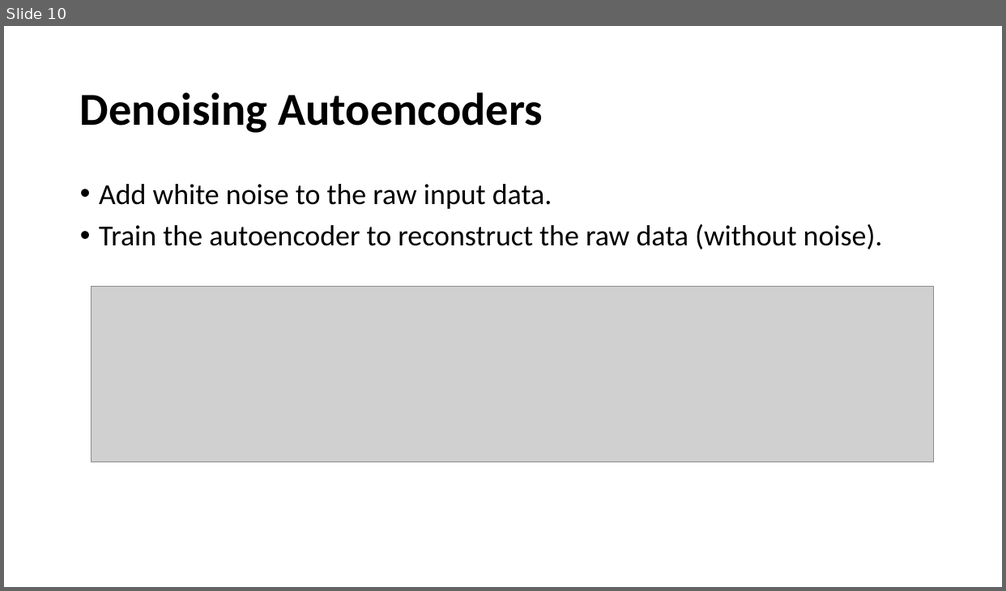
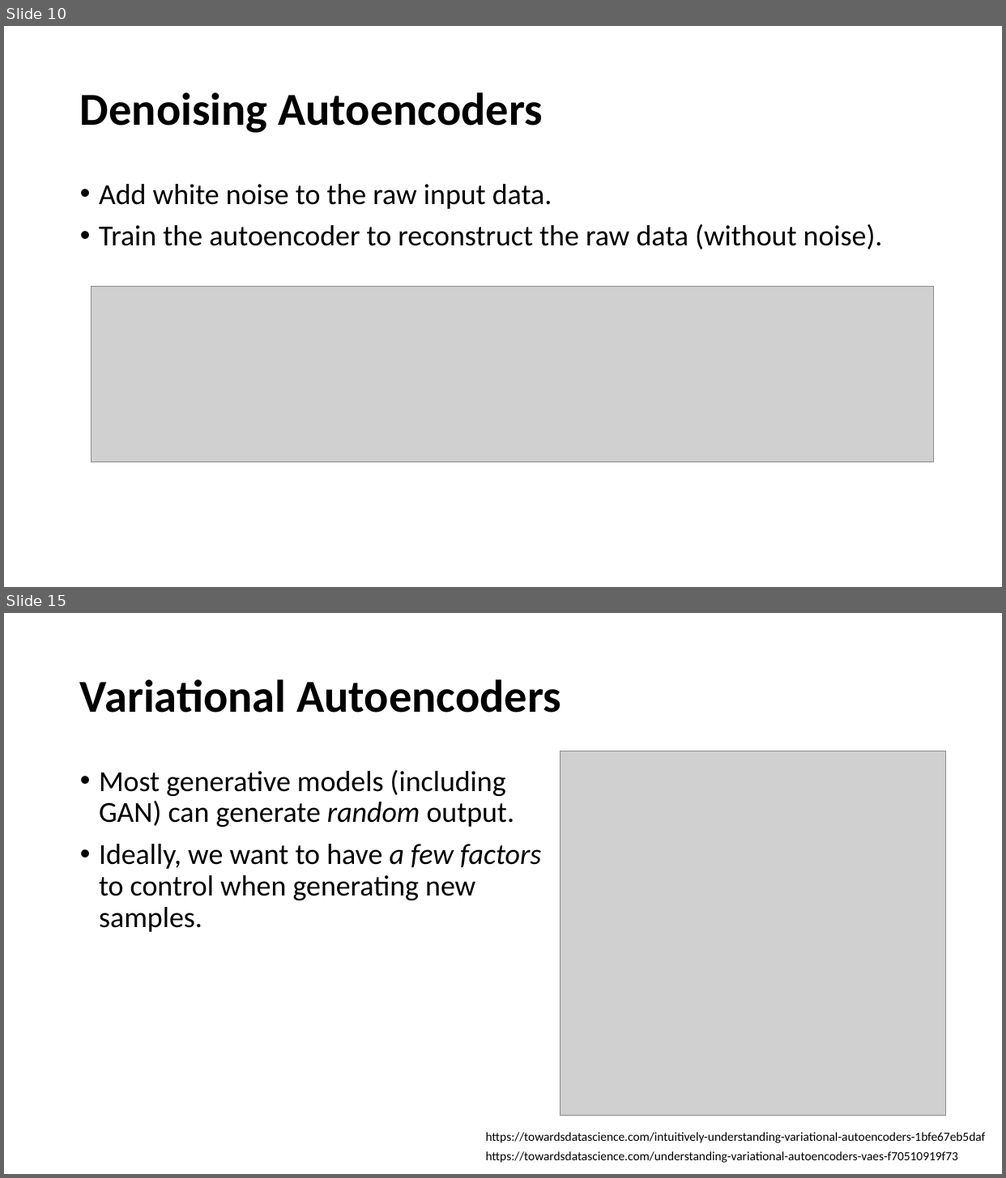
Before and after one commit to tingsyo/course_2020Q3_representation_learning, a slide deck: notebooks/05_Autoencoder_and_variations.pptx. Shown one above the other, each under a label of ours: slide 10 before the commit, slides 10 and 15 after it; the slides between them are not shown. The pictures are 1006x591 and 1006x1178 pixels, drawn with LibreOffice and Linux fonts; fonts in the diff are those of the drawing; grey boxes stand for pictures. Boxes give left, top, right and bottom in pixels: in the first picture for what was removed or moved away, otherwise in the second. Text is boxed around its words. In the diff, an @@ line names an element or a change of style, - is before the commit and + after.

```diff
--- a/notebooks/05_Autoencoder_and_variations.pptx
+++ b/notebooks/05_Autoencoder_and_variations.pptx
@@ slide 15 added at (4,613,1002,1174), background #FFFFFF @@
@@ title added at (80,679,561,713), 44 pt, text #000000, bold @@
+Variational Autoencoders
@@ picture added at (560,752,946,1116) @@
@@ text added at (99,770,541,932), 28 pt, text #000000 @@
+• Most generative models (including GAN) can generate random output.
+• Ideally, we want to have a few factors to control when generating new samples.
@@ text added at (486,1132,986,1144), 12 pt, text #000000 @@
+https://towardsdatascience.com/intuitively-understanding-variational-autoencoders-1bfe67eb5daf
@@ text added at (486,1152,958,1163), 12 pt, text #000000 @@
+https://towardsdatascience.com/understanding-variational-autoencoders-vaes-f70510919f73
```
Also in this commit, not shown: 3 slides changed, 4 other slides added.
